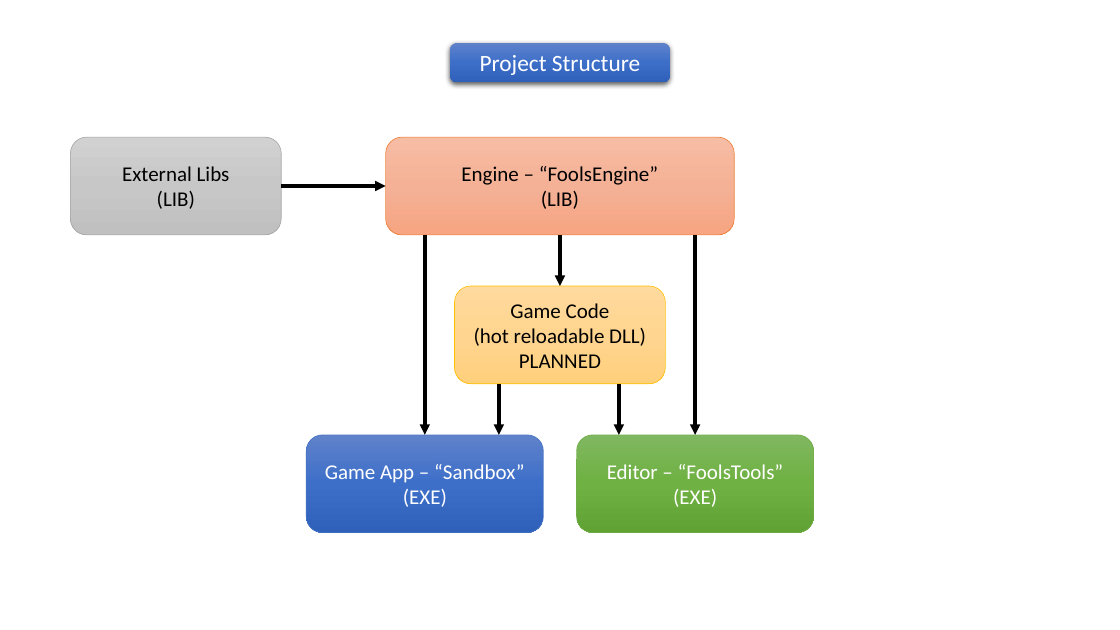
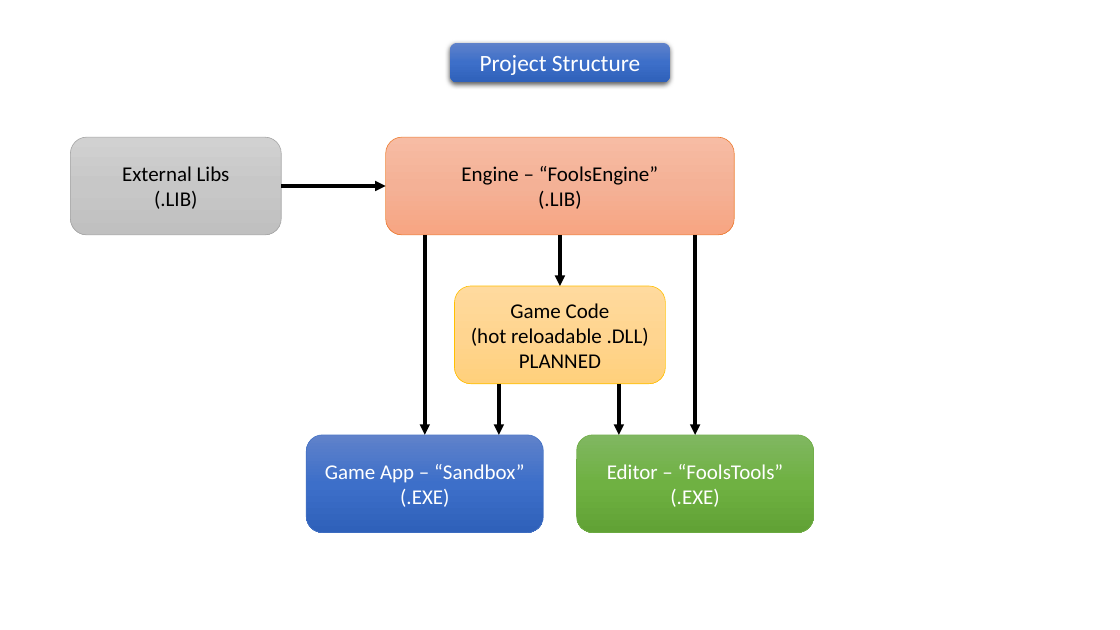
Before and after one commit to pawel-kaleta/FoolsEngine, a slide deck: slide 2 of Documentation/Core Architecture.pptx. Drawn at 1120x630 pixels with LibreOffice and Linux fonts; fonts in the diff are those of the drawing. Boxes give left, top, right and bottom in pixels: in the first picture for what was removed or moved away, otherwise in the second. Text is boxed around its words. In the diff, an @@ line names an element or a change of style, - is before the commit and + after.

```diff
--- a/Documentation/Core Architecture.pptx
+++ b/Documentation/Core Architecture.pptx
@@ text in rounded rectangle at [154, 191, 198, 209]: text changed @@
-(LIB)
+(.LIB)
@@ text in rounded rectangle at [538, 191, 582, 209]: text changed @@
-(LIB)
+(.LIB)
@@ text in rounded rectangle at [471, 328, 649, 346]: text changed @@
-(hot reloadable DLL)
+(hot reloadable .DLL)
@@ text in rounded rectangle at [400, 489, 449, 507]: text changed @@
-(EXE)
+(.EXE)
@@ text in rounded rectangle at [670, 489, 719, 507]: text changed @@
-(EXE)
+(.EXE)
```
Also in this commit, not shown: 2 other slides changed, 16 other files.
